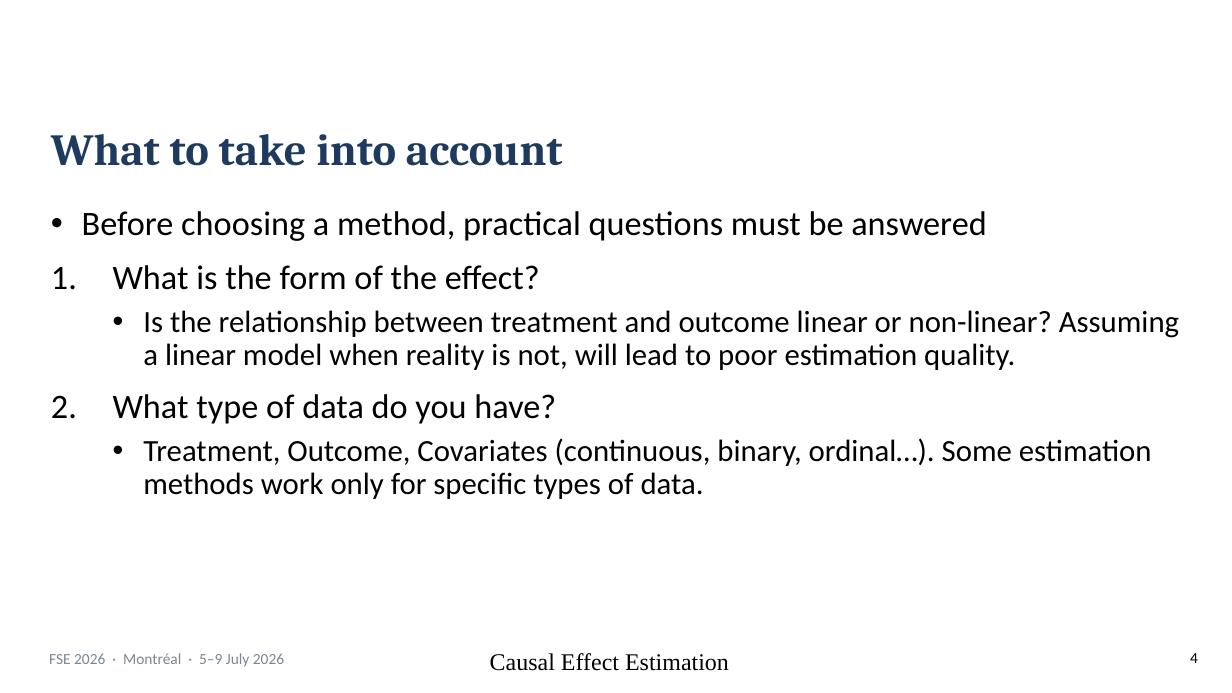
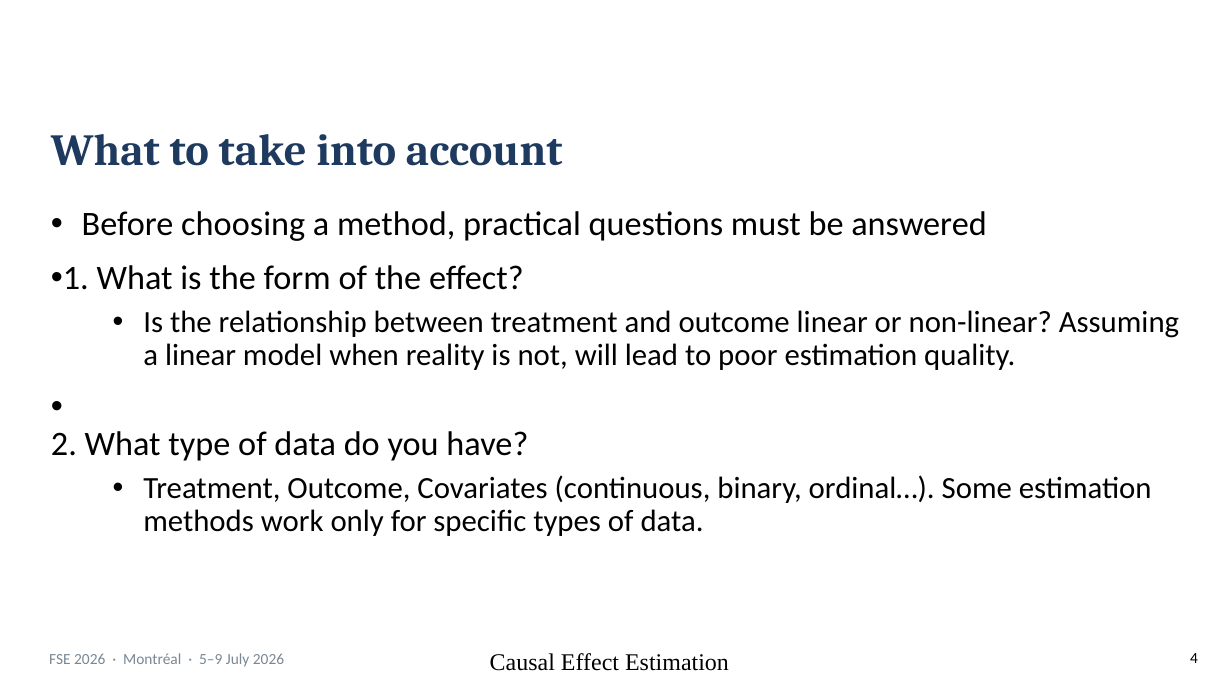
Before and after one commit to martinheyn/CI4SE_Tutorial, a slide deck: slide 4 of slides/Part 5 Causal Effect Estimation.pptx. Drawn at 1232x693 pixels with LibreOffice and Linux fonts; fonts in the diff are those of the drawing; background and template pictures are left out. Boxes give left, top, right and bottom in pixels: in the first picture for what was removed or moved away, otherwise in the second. Text is boxed around its words. In the diff, an @@ line names an element or a change of style, - is before the commit and + after.

```diff
--- a/slides/Part 5 Causal Effect Estimation.pptx
+++ b/slides/Part 5 Causal Effect Estimation.pptx
@@ text at [63, 265, 524, 290]: text changed @@
-1. What is the form of the effect?
+• 1. What is the form of the effect?
@@ text at [51, 431, 528, 461]: text changed @@
-2. What type of data do you have?
+• 2. What type of data do you have?
```
Also in this commit, not shown: 5 other slides changed.
